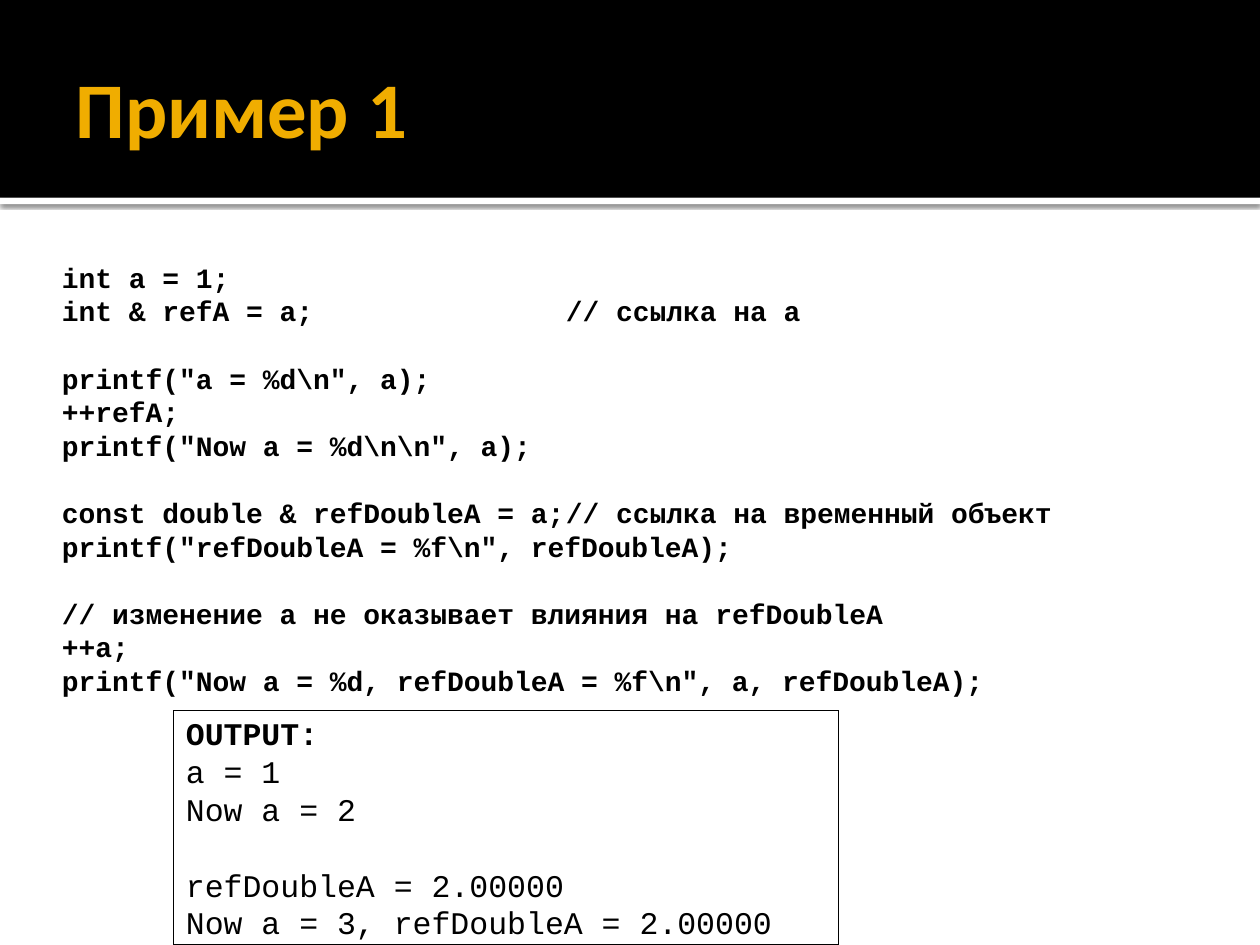
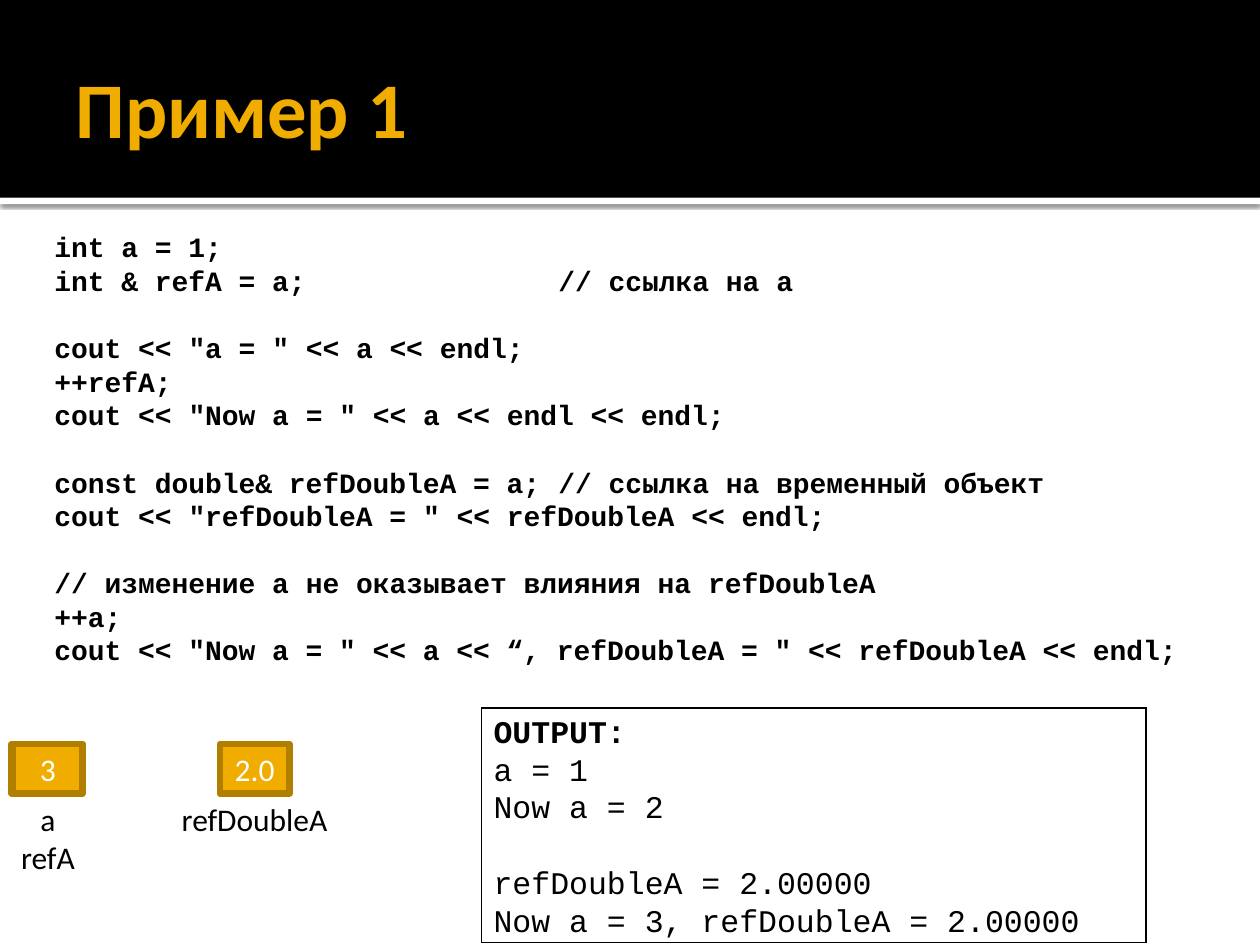
Before and after one commit to alexey-malov/oop, a slide deck: slide 120 of lectures/01/Синтаксис C++.pptx. Drawn at 1260x945 pixels with LibreOffice and Linux fonts; fonts in the diff are those of the drawing. Boxes give left, top, right and bottom in pixels: in the first picture for what was removed or moved away, otherwise in the second. Text is boxed around its words. In the diff, an @@ line names an element or a change of style, - is before the commit and + after.

```diff
--- a/lectures/01/Синтаксис C++.pptx
+++ b/lectures/01/Синтаксис C++.pptx
@@ text "int a = 1;": place and size @@
-text "int a = 1;" at [62, 268, 1052, 697]
+text "int a = 1;" at [54, 238, 1177, 665]
@@ text at [54, 338, 524, 363]: text changed @@
-printf("a = %d\n", a);
+cout << "a = " << a << endl;
@@ text at [54, 406, 1045, 531]: text changed @@
-printf("Now a = %d\n\n", a);
-const double & refDoubleA = a; // ссылка на временный объект
-printf("refDoubleA = %f\n", refDoubleA);
+cout << "Now a = " << a << endl << endl;
+const double& refDoubleA = a; // ссылка на временный объект
+cout << "refDoubleA = " << refDoubleA << endl;
@@ text at [54, 641, 1177, 665]: text changed @@
-printf("Now a = %d, refDoubleA = %f\n", a, refDoubleA);
+cout << "Now a = " << a << “, refDoubleA = " << refDoubleA << endl;
@@ rectangle "OUTPUT:": place and size @@
-rectangle "OUTPUT:" at [174, 711, 839, 945]
+rectangle "OUTPUT:" at [481, 708, 1147, 942]
@@ rectangle added at [11, 743, 81, 793], fill #F0AD00, outline #B28000 3.78 pt, 18 pt, text #FFFFFF @@
+2
@@ rectangle added at [13, 743, 82, 793], fill #F0AD00, outline #B28000 3.78 pt, 18 pt, text #FFFFFF @@
+3
@@ rectangle added at [220, 743, 290, 793], fill #F0AD00, outline #B28000 3.78 pt, 18 pt, text #FFFFFF @@
+2.0
@@ text added at [182, 809, 328, 832], 18 pt, text #000000 @@
+refDoubleA
@@ text added at [21, 815, 75, 870], 18 pt, text #000000 @@
+a
+refA
```
Also in this commit, not shown: 38 other slides changed, 2 slides added, 2 slides removed.
